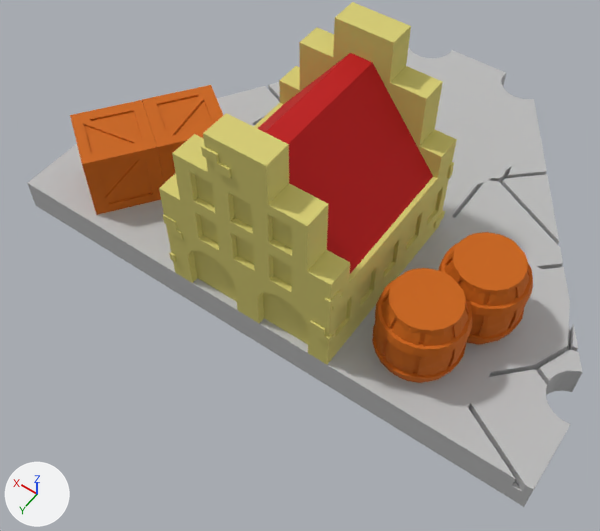
What one commit did to the glTF model public/assets/harbor_top.glb.
Both versions are drawn from a 50 mm camera at (-15.3, 41.0, 36.9) aimed at (0.8, 18.6, 1.6). The lights are fixed; the arrows at lower left show +X, +Y and +Z. The picture after the commit comes second. Vertices at exactly the same position are counted once.

Script lines for the objects in view, before the commit:
```python
me_harbor_top___1 = bpy.data.meshes.new('harbor_top_-_1')
me_harbor_top___1.from_pydata(...)  # 2667 vertices, 5322 faces; spans x -15.0..17.0, y -2.0..23.1, z 0.0..13.7
me_harbor_top___1.materials.append(mat_mat_harbor_top)
ob_harbor_top = bpy.data.objects.new('harbor_top', me_harbor_top___1)
ob_harbor_top.location = (0.0, 0.0, 0.0)
```
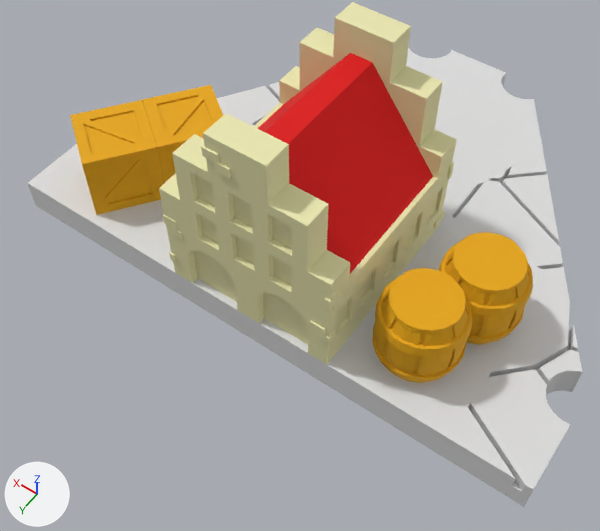
Location of each change, [x1, y1, x2, y2] in pixels of the pictures (600 x 531 px):
part 1 of me_harbor_top___1, recoloured: [70, 53, 533, 383] in both
part 2 of me_harbor_top___1, recoloured: [27, 2, 582, 507] in both

Diff of the bpy script that builds the scene:
```diff
--- a/public/assets/harbor_top.glb.py
+++ b/public/assets/harbor_top.glb.py
@@ me_harbor_top___1 @@
 me_harbor_top___1.from_pydata(...)  # 2667 vertices, 5322 faces; spans x -15.0..17.0, y -2.0..23.1, z 0.0..13.7
 # used by ob_harbor_top; location = (0.0, 0.0, 0.0)
+# me_harbor_top___1 part 1: 3502 faces centred in x -10.7..15.2, y 13.5..22.4, z 2.0..12.1 are repainted in the vertex colours; the middle colour goes from orange #cc6600 to yellow #e7aa00
+# me_harbor_top___1 part 2: 1820 faces centred in x -15.0..17.0, y -2.0..23.1, z 0.0..13.7 are repainted in the vertex colours; the middle colour goes from yellow #d9cf74 to beige #ede9b4
 me_harbor_top___1.materials.append(mat_mat_harbor_top)
```
